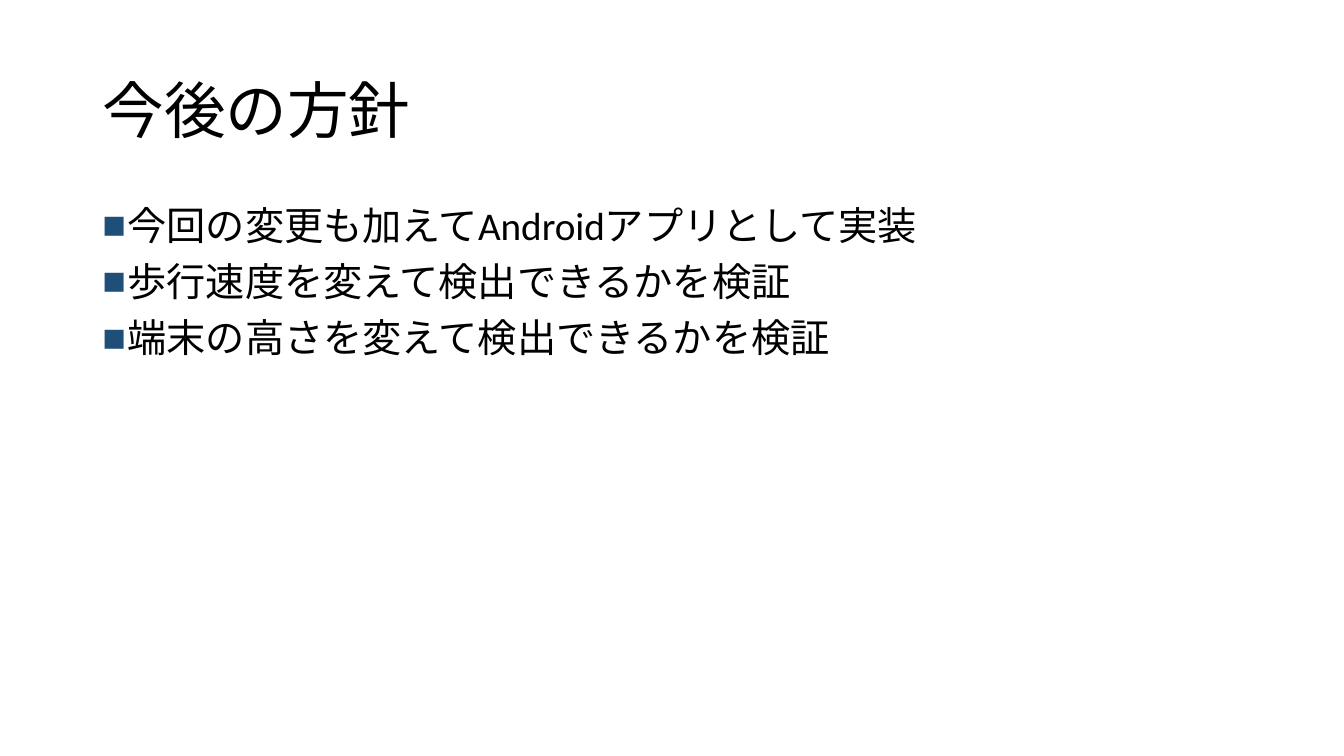
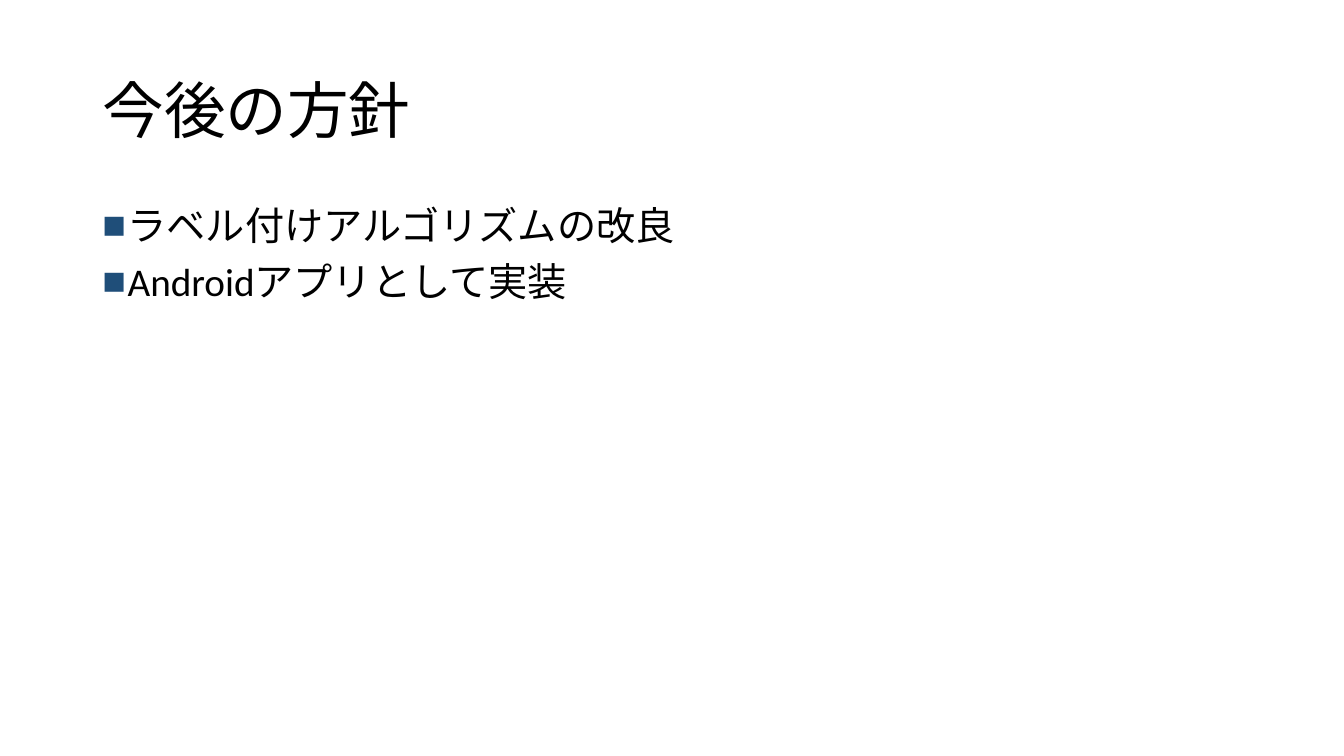
Before and after one commit to sen0810/src, a slide deck: slide 34 of ppt/中間発表用資料.pptx (slide 27 before the commit). Drawn at 1344x756 pixels with LibreOffice and Linux fonts; fonts in the diff are those of the drawing. Boxes give left, top, right and bottom in pixels: in the first picture for what was removed or moved away, otherwise in the second. Text is boxed around its words. In the diff, an @@ line names an element or a change of style, - is before the commit and + after.

```diff
--- a/ppt/中間発表用資料.pptx
+++ b/ppt/中間発表用資料.pptx
@@ text at [128, 206, 675, 299]: text changed @@
-■ 今回の変更も加えてAndroidアプリとして実装
-■ 歩行速度を変えて検出できるかを検証
-■ 端末の高さを変えて検出できるかを検証
+■ ラベル付けアルゴリズムの改良
+■ Androidアプリとして実装
```
Also in this commit, not shown: 3 other slides changed, 7 slides added.
